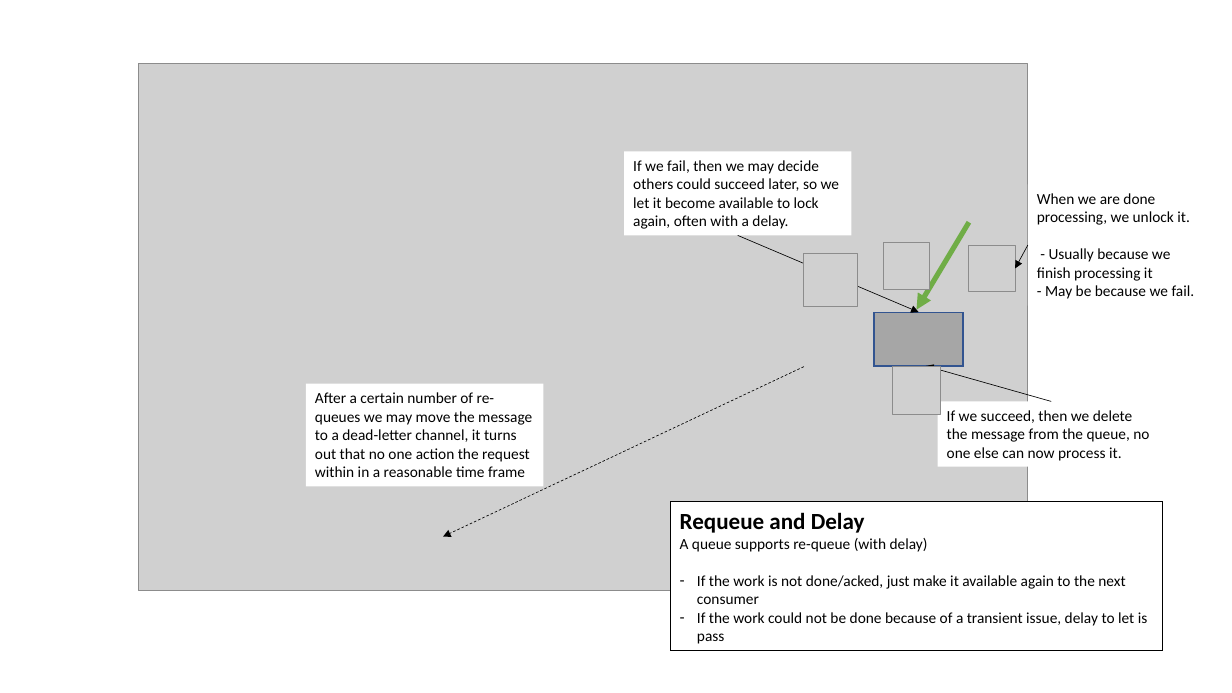
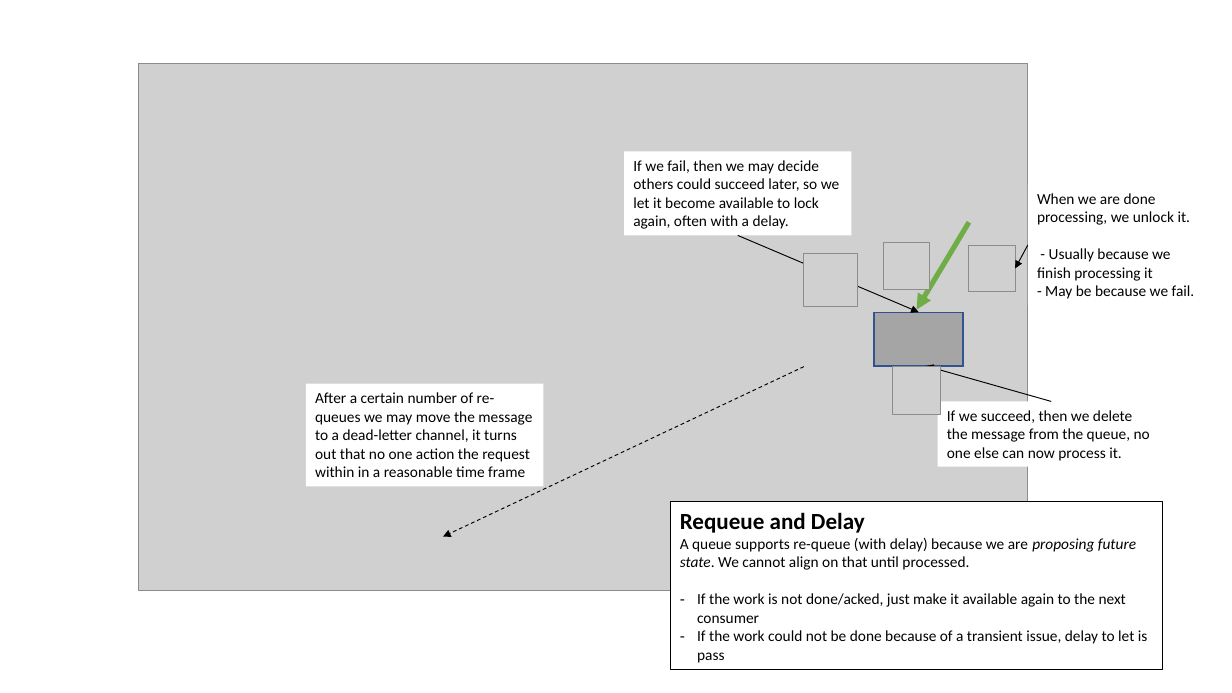
Before and after one commit to iancooper/Presentations, a slide deck: slide 35 of Polyglot Flow Build Stuff.pptx. Drawn at 1232x693 pixels with LibreOffice and Linux fonts; fonts in the diff are those of the drawing; grey boxes stand for pictures. Boxes give left, top, right and bottom in pixels: in the first picture for what was removed or moved away, otherwise in the second. Text is boxed around its words. In the diff, an @@ line names an element or a change of style, - is before the commit and + after.

```diff
--- a/Polyglot Flow Build Stuff.pptx
+++ b/Polyglot Flow Build Stuff.pptx
@@ arrow (738, 236) - (919, 312): stroke #000000 0.5 pt to #000000 0.75 pt @@
@@ arrow (1028, 245) - (1016, 269): stroke #000000 0.5 pt to #000000 0.75 pt @@
@@ arrow (804, 367) - (443, 537): stroke #000000 0.5 pt dashed to #000000 0.75 pt dashed @@
@@ arrow (1052, 401) - (926, 366): stroke #000000 0.5 pt to #000000 0.75 pt @@
@@ rectangle "Requeue and Delay": place and size @@
-rectangle "Requeue and Delay" at (671, 502, 1163, 652)
+rectangle "Requeue and Delay" at (671, 502, 1163, 670)
@@ text in rectangle at (680, 538, 1136, 570): text changed @@
-A queue supports re-queue (with delay)
+A queue supports re-queue (with delay) because we are proposing future state. We cannot align on that until processed.
```
Also in this commit, not shown: 28 other slides changed, 1 slide added, 3 slides removed.
